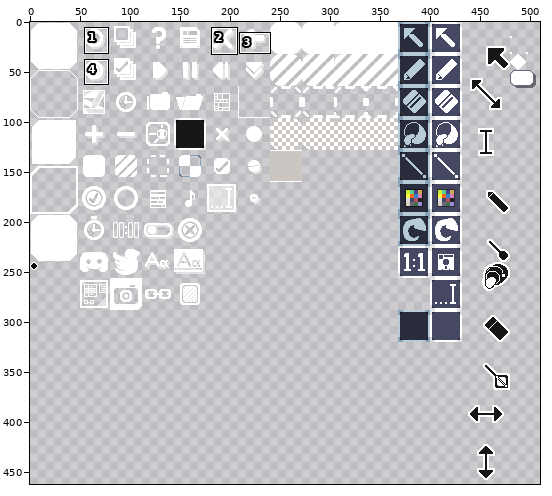
File history of a sprite sheet, assets/gui.png. The picture above shows the old version from afar; the outline marks the close-up.
Close-up. Earlier state:
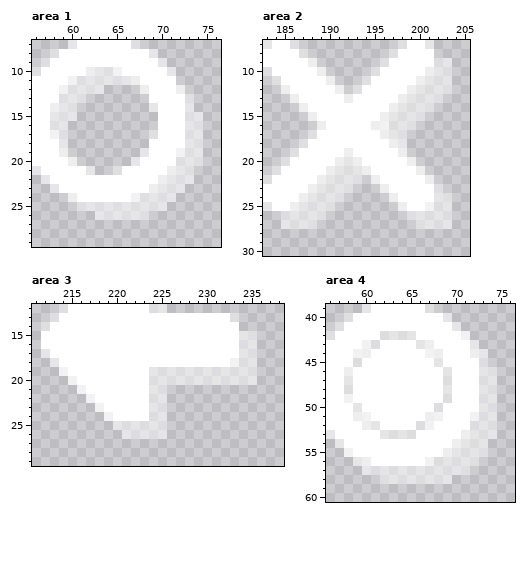
The file is 512x512 pixels. Colours within 5 levels of each other are drawn and written as one. Shown: area 1: x 56..76, y 7..29; area 2: x 183..205, y 7..30; area 3: x 211..238, y 12..29; area 4: x 56..76, y 39..60. The wide view leaves out empty margins. The commit also changed other parts of the picture, which this record leaves out.
After the commit:
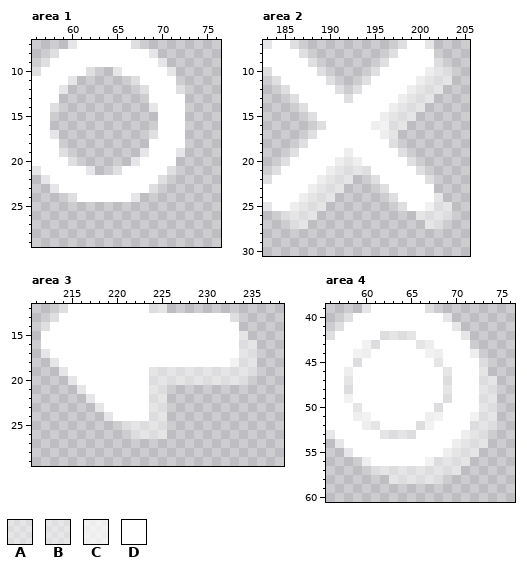
Palette (. is transparent): A #ffffff78  B #ffffff80  C #ffffffbc  D #ffffff
The exact change:
Changed rows in their new state; - is an unchanged pixel.
Area 1:
first column x 58:
10 ----B..B---------
11 --B......B-------
12 -B....----B---B--
13 -...-----------.-
14 B..------------.-
15 ...------------..
16 ..-------------..
17 B.-------------..
18 -.-------------..
19 -B------------B..
20 --B-----------...
21 -------------B..-
22 ------------B...-
23 -----------B...--
24 --B------B....---
25 ---..........----
26 -----......------
Area 2:
first column x 185:
 9 ---B--------------.
10 ----B--------------
11 -----B-------------
12 B-----B-----------.
13 -B-----B---------.-
14 --B-------------.--
15 ---B-----------.---
16 ----B---------.----
17 -------------.-----
18 ------------B.-----
19 -------------B-----
20 --------------B----
21 ---------B-----B---
22 --------.-B-----B--
23 -------.---B-----.-
24 ------.-----B-----.
25 -----.-------B-----
26 ----.---------.----
27 .--.-----------.--.
Area 3:
first column x 235:
15 .
first column x 214:
19 B---------------------
20 -B-------------------.
21 --B-------------------
22 ---B------------------
23 ----B-----------------
24 -----B----------------
25 ------.---------------
26 -------.--------------
Area 4:
first column x 71:
42 B---
43 -.--
44 --.-
46 ---.
first column x 58:
53 ----------------.
55 B--------------.-
56 -.------------.--
57 --.----------.---
58 ----.------.-----
